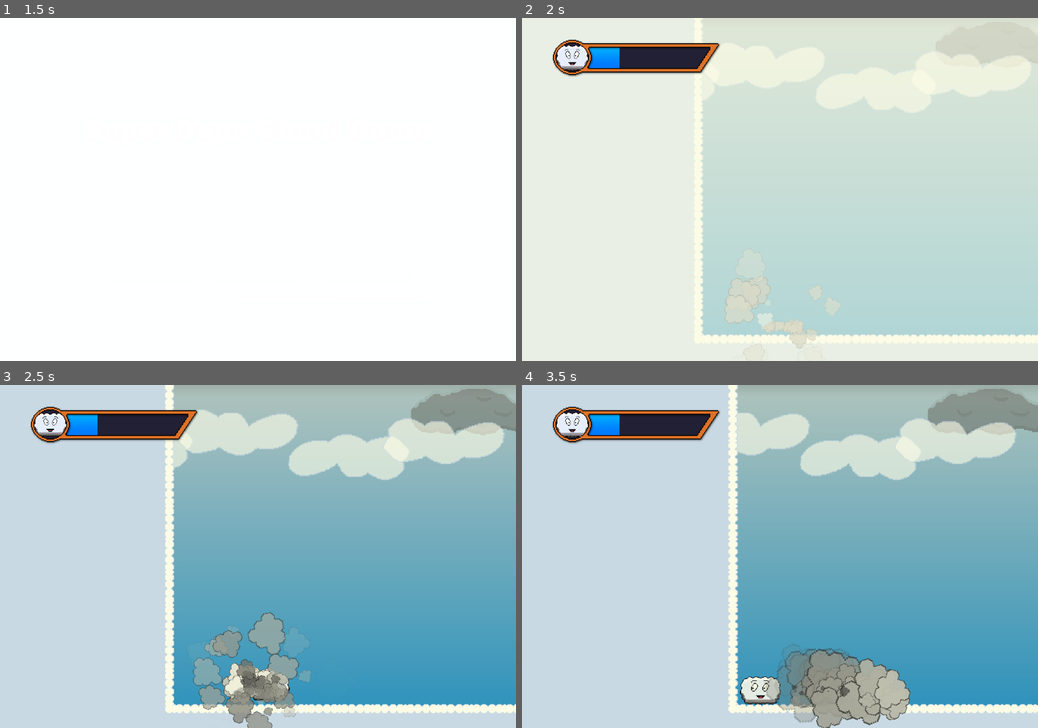
Above: before the commit, frames 1-4 (two rows, left to right).
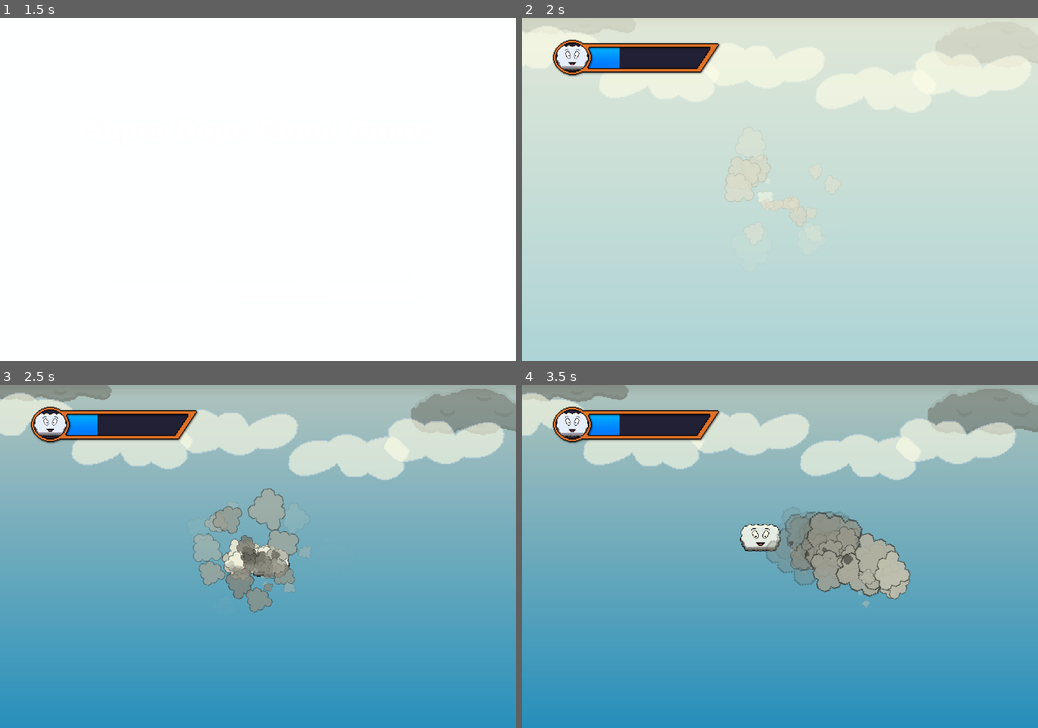
Above: after the commit, the same moments.

Repository: KurzweilTV/fedijam2024
Game: Godot game, scene res://ui/preload/preloader.tscn
Two runs of this game, one before a commit and one after it. Both use one fixed random seed, a clock stepped at 60 frames per second and the inputs below. Video files are missing from this copy of the repository; at most half a second of black plays in their place.
Inputs (mouse positions are in pixels of both pictures, inside the frame that each line leads up to):
- Up to frame 1 (1.5 s): tap Enter at 0.5 s; move the mouse to (371, 172) at 0.52 s; hold D (move_right) 0.53-1.25 s; click (371, 172) at 0.67 s; tap Space (jump) at 0.77 s; click "Start Game" at 1.25 s
- Up to frame 2 (2 s): no input
- Up to frame 3 (2.5 s): move the mouse to (154, 573) at 2.02 s; hold D (move_right) from 2.03 s (still down); tap Space (jump) at 2.27 s
- Up to frame 4 (3.5 s): move the mouse to (831, 481) at 2.77 s; release D (move_right) at 2.78 s; hold A (move_left) from 2.78 s (still down)

Frame 1 is identical in both runs. In frame 2, 32% of the frame differs, in the area x 0-100%, y 0-100%; in frame 3, 41%; in frame 4, 49%.

Commit message:
Level dependency fix

Diff:
--- a/actors/boss/boss_cloud.tscn
+++ b/actors/boss/boss_cloud.tscn
@@ -1,9 +1,11 @@
-[gd_scene load_steps=2 format=3 uid="uid://ddqu5tsq8mw2u"]
+[gd_scene load_steps=3 format=3 uid="uid://ddqu5tsq8mw2u"]
 
 [ext_resource type="PackedScene" uid="uid://bvt001sktqgb5" path="res://actors/enemy/enemy_cloud.tscn" id="1_7lsun"]
+[ext_resource type="PackedScene" uid="uid://6lo6xo26w4s4" path="res://actors/boss/bolt.tscn" id="2_jabno"]
 
 [node name="EnemyCloud" instance=ExtResource("1_7lsun")]
 scale = Vector2(1.5, 1.5)
+bullet = ExtResource("2_jabno")
 
 [node name="AttackTimer" parent="." index="2"]
 one_shot = true
--- a/scenes/levels/level_1.tscn
+++ b/scenes/levels/level_1.tscn
@@ -44,7 +44,6 @@
 [node name="PlayerSpawn" parent="." index="5"]
 position = Vector2(21, 723)
 
-[node name="LevelEnd" parent="." index="6" instance=ExtResource("3_6prqj")]
 position = Vector2(7133, 62)
 
 [node name="UpWind" parent="." index="7" instance=ExtResource("3_c206c")]
--- a/scenes/levels/level_2.tscn
+++ b/scenes/levels/level_2.tscn
@@ -98,7 +98,6 @@
 position = Vector2(13177, 734)
 scale = Vector2(1.5, 1.5)
 
-[node name="LevelEnd" parent="." index="8" instance=ExtResource("6_lt06i")]
 position = Vector2(13659, -537)
 
 [connection signal="body_entered" from="Layers/Scenes/Spike" to="Layers/Scenes/Spike" method="_on_body_entered"]
Not shown: 2 places in particles/DeathEffect.tres that only renumber resources
